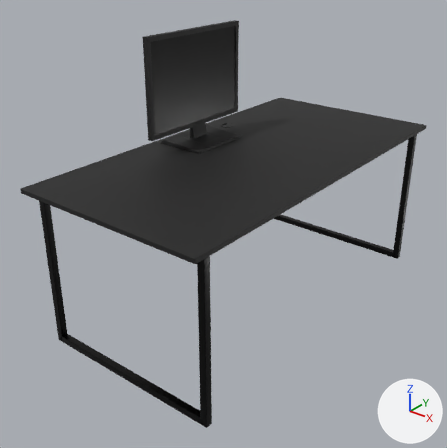
Before and after pictures for a commit that changed the glTF model Comp_stol.glb.
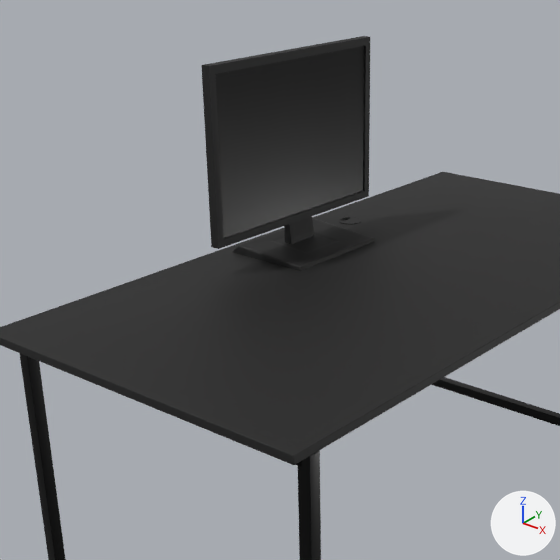
Each version is shown whole from a camera (50 mm lens) standing at (2.92, -1.75, 1.68) and looking at (1.32, 0.25, 0.44), then close up on the part from 6% to 78% of the width and 0% to 71% of the height. Lighting does not change. The marker at lower right points along +X, +Y and +Z. The last two pictures show the newer version. Where no turn or scale is listed for an object, it has been applied to the vertices.

The scene before the commit, as lines of its bpy script (objects in view):
```python
me_box003 = bpy.data.meshes.new('Box003')
me_box003.from_pydata(...)  # 296 vertices, 588 faces; spans x -0.355..0.355, y -0.015..0.015, z -0.015..0.015
me_box003.materials.append(mat_material__26)  # black #2a2a2a
me_box015 = bpy.data.meshes.new('Box015')
me_box015.from_pydata(...)  # 3759 vertices, 7424 faces; spans x -0.012..0.012, y -0.306..0.306, z 0.0..0.439
me_box015.materials.append(mat_material__25)  # black #191919
me_box016 = bpy.data.meshes.new('Box016')
me_box016.from_pydata(...)  # 587 vertices, 1136 faces; spans x -0.174..0.174, y -0.174..0.102, z 0.0..0.031
me_box016.materials.append(mat_material__25)  # black #191919
me_box017 = bpy.data.meshes.new('Box017')
me_box017.from_pydata(...)  # 216 vertices, 384 faces; spans x -0.0093..0.0143, y -0.0472..0.0472, z 0.0005..0.0616
me_box017.materials.append(mat_material__25)  # black #191919
me_object = bpy.data.meshes.new('Object')
me_object.from_pydata(...)  # 56 vertices, 90 faces; spans x 0.007, y -0.286..0.286, z 0.02..0.419
me_object.materials.append(mat_material__26)  # black #2a2a2a
ob_box003 = bpy.data.objects.new('Box003', me_box003)
ob_box003.location = (1.776, -0.423, 0.36)
ob_box003.rotation_euler = (-1.571, 1.571, 0.0)  # degrees (-90, 90, 0)
ob_box015 = bpy.data.objects.new('Box015', me_box015)
ob_box015.location = (1.048, 0.384, 0.823)
ob_box016 = bpy.data.objects.new('Box016', me_box016)
ob_box016.location = (1.098, 0.393, 0.747)
ob_box016.rotation_euler = (0.0, 0.0, -1.571)  # degrees (0, 0, -90)
ob_box016.scale = (0.896, 0.896, 0.896)
ob_box017 = bpy.data.objects.new('Box017', me_box017)
ob_box017.location = (1.047, 0.396, 0.764)
ob_object = bpy.data.objects.new('Object', me_object)
ob_object.location = (1.048, 0.384, 0.823)
# also in view: 'Box004' at (0.94, -0.42, 0.36); 'Box002' at (1.36, 0.4, 0.74); 'Box011' at (1.36, 1.22, 0.02)
```
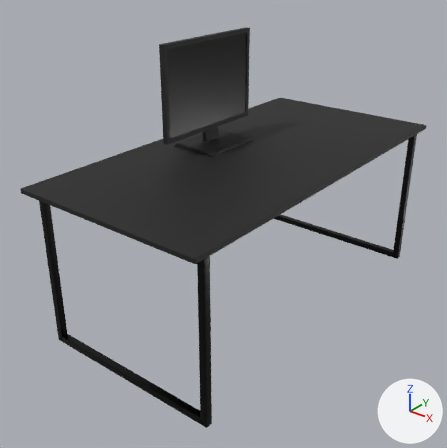
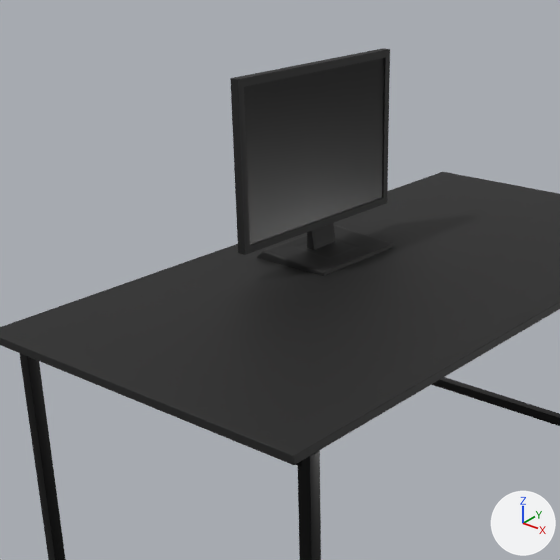
Edits to the scene script, one JSON object a line:
```json
{"op": "set", "path": "ob_box015.location", "old": "(1.048, 0.384, 0.823)", "new": "(1.125, 0.384, 0.82)"}
{"op": "set", "path": "ob_box015.scale", "old": "(1.0, 1.0, 1.0)", "new": "(0.954, 0.954, 0.954)"}
{"op": "set", "path": "ob_box016.location", "old": "(1.098, 0.393, 0.747)", "new": "(1.173, 0.393, 0.747)"}
{"op": "set", "path": "ob_box016.scale", "old": "(0.896, 0.896, 0.896)", "new": "(0.855, 0.855, 0.855)"}
{"op": "set", "path": "ob_object.location", "old": "(1.048, 0.384, 0.823)", "new": "(1.125, 0.384, 0.819)"}
{"op": "set", "path": "ob_object.scale", "old": "(1.0, 1.0, 1.0)", "new": "(0.954, 0.954, 0.954)"}
{"op": "set", "path": "ob_box017.location", "old": "(1.047, 0.396, 0.764)", "new": "(1.124, 0.395, 0.763)"}
{"op": "set", "path": "ob_box017.scale", "old": "(1.0, 1.0, 1.0)", "new": "(0.954, 0.954, 0.954)"}
```

Changed parts and their boxes [x1, y1, x2, y2] in the close-ups (560 x 560 px):
```json
{"object": "Object", "change": "moved, rescaled", "before": [215, 46, 364, 238], "after": [244, 58, 384, 244], "on screen": "6% narrower"}
{"object": "Box015", "change": "moved, rescaled", "before": [201, 36, 370, 249], "after": [230, 48, 390, 255]}
{"object": "Box016", "change": "moved, rescaled", "before": [232, 219, 375, 271], "after": [256, 225, 394, 276]}
{"object": "Box017", "change": "moved, rescaled", "before": [284, 216, 314, 244], "after": [307, 223, 335, 250], "on screen": "6% narrower"}
```
